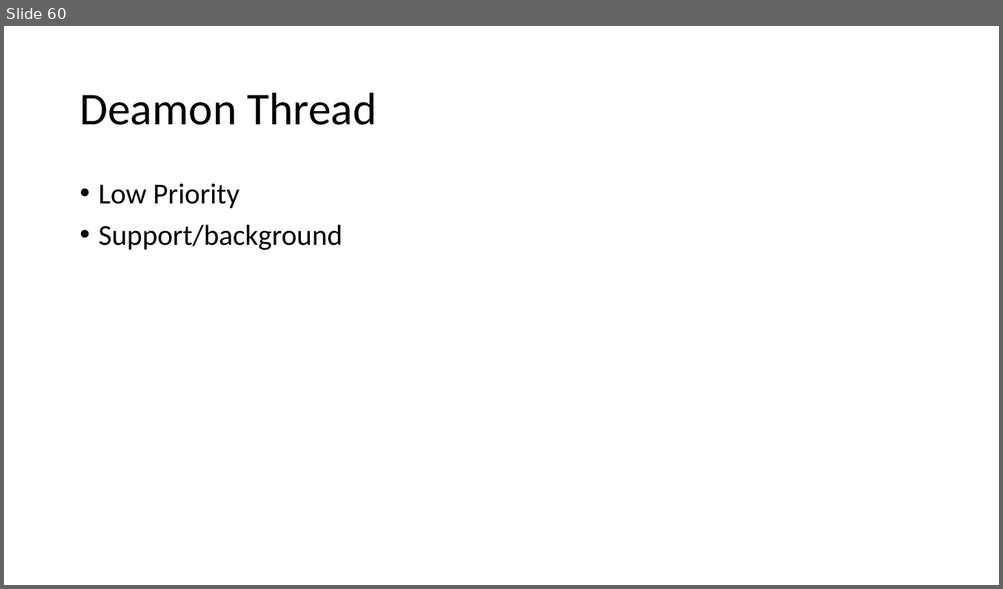
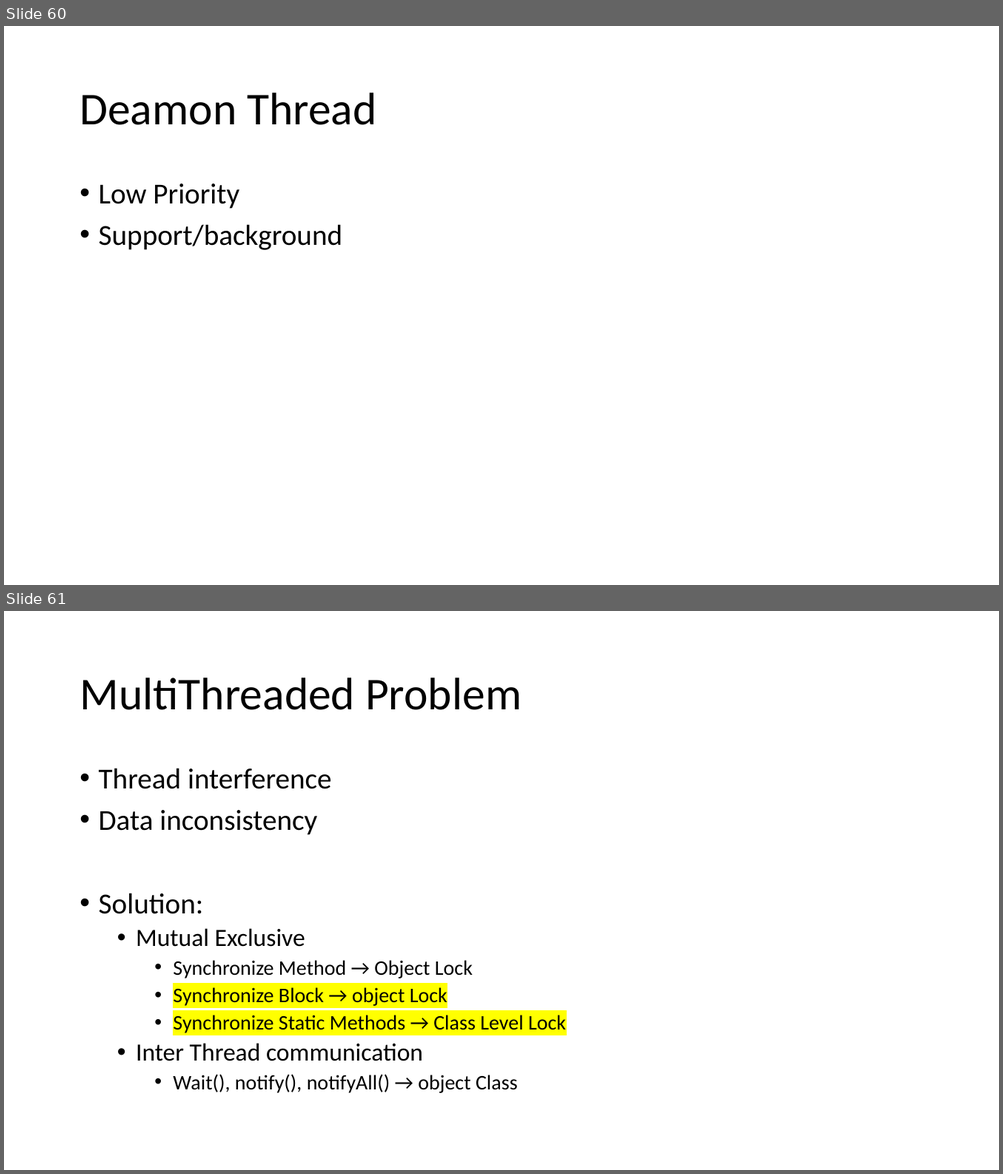
Before and after one commit to caprepo/java-jul, a slide deck: Java.pptx. Shown one above the other, each under a label of ours: slide 60 before the commit, slides 60 and 61 after it. The pictures are 1003x589 and 1003x1174 pixels, drawn with LibreOffice and Linux fonts; fonts in the diff are those of the drawing. Boxes give left, top, right and bottom in pixels: in the first picture for what was removed or moved away, otherwise in the second. Text is boxed around its words. In the diff, an @@ line names an element or a change of style, - is before the commit and + after.

```diff
--- a/Java.pptx
+++ b/Java.pptx
@@ slide 61 added at (4,611,999,1170), background #FFFFFF @@
@@ title added at (79,678,521,710), 44 pt, text #000000 @@
+MultiThreaded Problem
@@ text added at (99,768,566,1093), 20 pt, text #000000 @@
+• Thread interference
+• Data inconsistency
+• Solution:
+  • Mutual Exclusive
+    • Synchronize Method → Object Lock
+    • Synchronize Block → object Lock
+    • Synchronize Static Methods → Class Level Lock
+  • Inter Thread communication
+    • Wait(), notify(), notifyAll() → object Class
```
Also in this commit, not shown: 21 other slides added, 1 other file.
